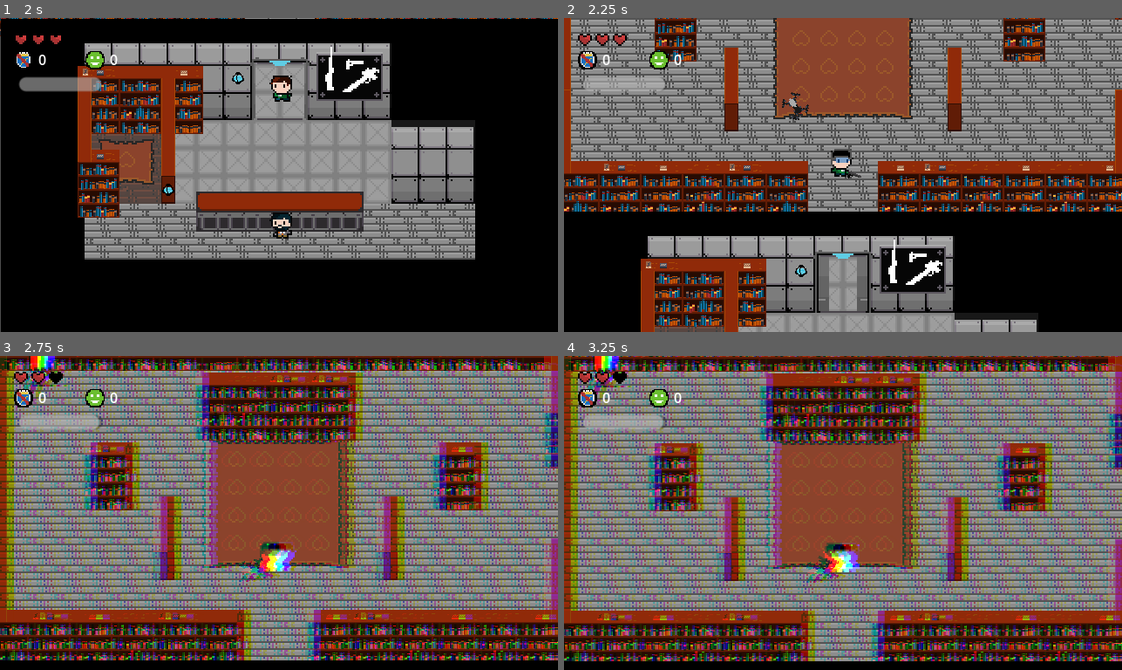
Above: before the commit, frames 1-4 (two rows, left to right).
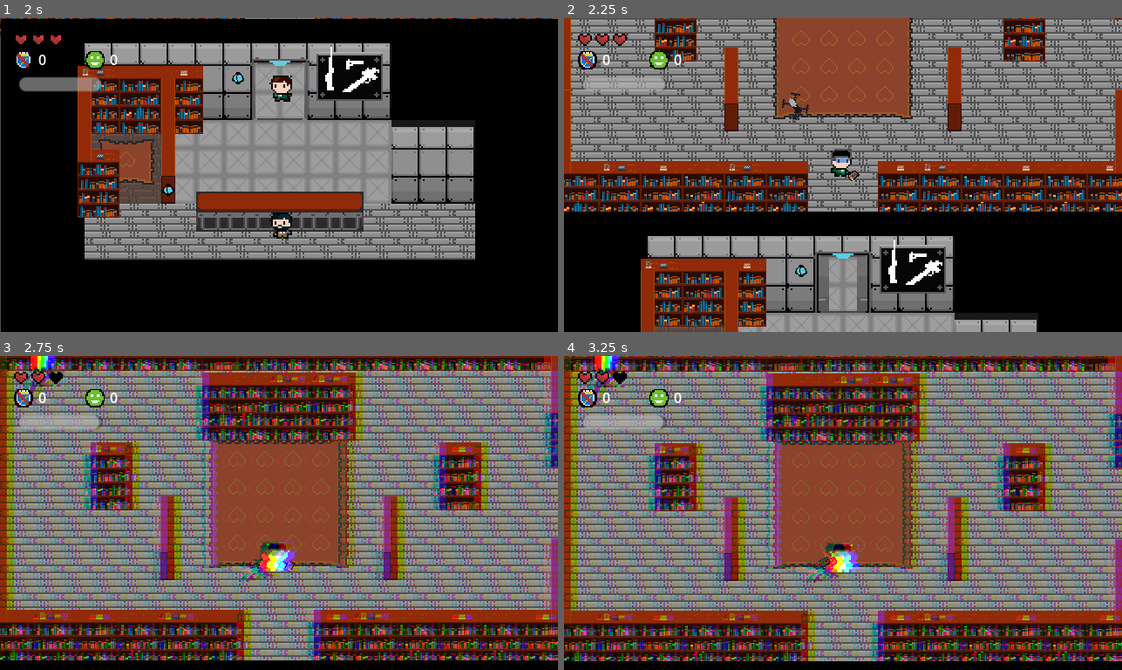
Above: after the commit, the same moments.

Repository: badzianga/SteelworksHiTechGame
Game: Godot game, scene res://Scenes/UI/main_menu.tscn
The game is run twice, just before and just after one commit, with the same random seed, the same clock (stepped at 60 frames per second) and the same inputs.
Inputs (mouse positions are in pixels of both pictures, inside the frame that each line leads up to):
- Up to frame 1 (2 s): click "START" at 0.5 s; move the mouse to (251, 237) at 1.27 s; hold W (up) from 1.28 s (still down); click (251, 237) at 1.35 s; tap 1 (weapon1, bound only after the commit) at 1.55 s
- Up to frame 2 (2.25 s): keep holding W (up); move the mouse to (1010, 222) at 2.02 s; tap 1 (weapon1, bound only after the commit) at 2.1 s
- Up to frame 3 (2.75 s): keep holding W (up); tap 2 (weapon2, bound only after the commit) at 2.3 s
- Up to frame 4 (3.25 s): move the mouse to (675, 465) at 2.77 s; release W (up) at 2.78 s; hold A (left) from 2.78 s (still down); tap 2 (weapon2, bound only after the commit) at 2.85 s; tap 3 (weapon3, bound only after the commit) at 3.05 s

Frame 1 is identical in both runs. In frame 2, less than 0.1% of the frame differs, in the area x 50-54%, y 48-52%; in frame 3, 0.1%, in the area x 49-55%, y 65-69%; in frame 4, less than 0.1%.

Commit message:
Weapon switching skrrrr skibidi dop dop dop yes yes skib skibidi dib

Diff:
--- a/Scenes/Player/player.gd
+++ b/Scenes/Player/player.gd
@@ -7,7 +7,6 @@
 @onready var sprite := $Sprite
 @onready var animation_player := $AnimationPlayer
 @onready var weapon_slot: Marker2D = $WeaponSlot
-@onready var weapon: Weapon = $WeaponSlot/Weapon
 @onready var health_component: HealthComponent = $HealthComponent
 @onready var helmet_sprite := $HelmetSprite
 @onready var invincibility_timer := $InvincibilityTimer
@@ -15,7 +14,11 @@
 @onready var effects := $Effects
 @onready var dash_cooldown := $DashCooldown
 @onready var dashing_time := $DashingTime
-
+@onready var weapons: Array[Weapon] = [
+	$WeaponSlot/Book,
+	$WeaponSlot/Pistol,
+	$WeaponSlot/Rifle,
+]
 
 var direction := Vector2.ZERO
 var shoot_direction := Vector2.ZERO
@@ -23,6 +26,7 @@
 var can_dash := false
 var dashing := false
 var dash_multiplier := 3.0
+var selected_weapon := 0
 
 func _ready() -> void:
 	if GameController.abilities["Beer"]["acquired"]:
@@ -38,7 +42,31 @@
 func _physics_process(_delta: float) -> void:
 	handle_movement()
 	handle_animation()
+	switch_weapons()
 	handle_weapon()
+
+
+func switch_weapons() -> void:
+	if weapons[selected_weapon].cannot_change():
+		return
+	if Input.is_action_just_pressed("weapon1"):
+		if GameController.weapons["book"]["acquired"]:
+			selected_weapon = 0
+			weapons[0].visible = true
+			weapons[1].visible = false
+			weapons[2].visible = false
+	elif Input.is_action_just_pressed("weapon2"):
+		if GameController.weapons["gun"]["acquired"]:
+			selected_weapon = 1
+			weapons[0].visible = false
+			weapons[1].visible = true
+			weapons[2].visible = false
+	elif Input.is_action_just_pressed("weapon3"):
+		if GameController.weapons["laser_gun"]["acquired"]:
+			selected_weapon = 2
+			weapons[0].visible = false
+			weapons[1].visible = false
+			weapons[2].visible = true
 
 
 func handle_movement() -> void:
@@ -83,12 +111,12 @@
 	var angle := dir.angle()
 	weapon_slot.rotation = angle
 	if weapon_slot.rotation_degrees > 90.0 or weapon_slot.rotation_degrees < -90.0:
-		weapon.flip_v = true
+		weapons[selected_weapon].flip_v = true
 	else:
-		weapon.flip_v = false
+		weapons[selected_weapon].flip_v = false
 
 	if Input.is_action_just_pressed("shoot") and helmet_sprite.visible:
-		weapon.shoot()
+		weapons[selected_weapon].shoot()
 
 
 func get_shoot_direction() -> Vector2:
--- a/Scenes/Player/player.tscn
+++ b/Scenes/Player/player.tscn
@@ -6,7 +6,9 @@
 [ext_resource type="PackedScene" uid="uid://mx6j27qpkmf5" path="res://Scenes/Components/hurtbox_component.tscn" id="3_0l8ck"]
 [ext_resource type="Texture2D" uid="uid://64kuw3mryfea" path="res://Assets/Entities/helmet.png" id="3_01npj"]
 [ext_resource type="PackedScene" uid="uid://bse3dkitoj2uh" path="res://Scenes/Components/health_component.tscn" id="4_o00dw"]
+[ext_resource type="PackedScene" uid="uid://cmuwaea8oeiky" path="res://Scenes/Weapons/book.tscn" id="7_psapu"]
 [ext_resource type="PackedScene" uid="uid://1ftmkmpdvwmm" path="res://Scenes/Weapons/pistol.tscn" id="7_uo34t"]
+[ext_resource type="PackedScene" uid="uid://ds838ydifg4m3" path="res://Scenes/Weapons/rifle.tscn" id="9_cqyyx"]
 
 [sub_resource type="ShaderMaterial" id="ShaderMaterial_yl72a"]
 resource_local_to_scene = true
@@ -193,7 +195,13 @@
 
 [node name="WeaponSlot" type="Marker2D" parent="."]
 
-[node name="Weapon" parent="WeaponSlot" instance=ExtResource("7_uo34t")]
+[node name="Book" parent="WeaponSlot" instance=ExtResource("7_psapu")]
+
+[node name="Pistol" parent="WeaponSlot" instance=ExtResource("7_uo34t")]
+visible = false
+
+[node name="Rifle" parent="WeaponSlot" instance=ExtResource("9_cqyyx")]
+visible = false
 
 [node name="InvincibilityTimer" type="Timer" parent="."]
 wait_time = 1.2
--- a/Scenes/Weapons/weapon.gd
+++ b/Scenes/Weapons/weapon.gd
@@ -48,6 +48,10 @@
 		animation.play("shoot")
 
 
+func cannot_change() -> bool:
+	return not cooldown_timer.is_stopped()
+
+
 func create_projectile() -> void:
 	shoot_sound.play()
 	var projectile: Projectile = projectile_scene.instantiate()
@@ -66,6 +70,7 @@
 	projectile.direction = GameController.player.global_position - global_position
 	GameController.world.add_child(projectile)
 
+
 func _on_cooldown_timer_timeout() -> void:
 	visible = true
 	shots_left = volley
--- a/Singletons/game_controller.gd
+++ b/Singletons/game_controller.gd
@@ -26,7 +26,7 @@
 		"cost_multiplier": 1.1,
 
 		"title": "Hard Covered Math's Book",
-		"description": "Ouch! That hurts. Upgrade your book to harden cover and deal more damage."
+		"description": "Ouch! That hurts! Upgrade your book to harden cover and deal more damage."
 	},
 	"gun": {
 		"acquired": false,
--- a/Singletons/game_controller.tscn
+++ b/Singletons/game_controller.tscn
@@ -32,5 +32,4 @@
 
 [node name="LibraryMusic" type="AudioStreamPlayer" parent="."]
 stream = SubResource("AudioStreamRandomizer_ro8bb")
-autoplay = true
 bus = &"Music"
--- a/project.godot
+++ b/project.godot
@@ -77,6 +77,21 @@
 "events": [Object(InputEventMouseButton,"resource_local_to_scene":false,"resource_name":"","device":-1,"window_id":0,"a …(256 unchanged characters)…
 ]
 }
+weapon1={
+"deadzone": 0.5,
+"events": [Object(InputEventKey,"resource_local_to_scene":false,"resource_name":"","device":-1,"window_id":0,"alt_pressed":false,"shift_pressed":false,"ctrl_pressed":false,"meta_pressed":false,"pressed":false,"keycode":0,"physical_keycode":49,"key_label":0,"unicode":49,"echo":false,"script":null)
+]
+}
+weapon2={
+"deadzone": 0.5,
+"events": [Object(InputEventKey,"resource_local_to_scene":false,"resource_name":"","device":-1,"window_id":0,"alt_pressed":false,"shift_pressed":false,"ctrl_pressed":false,"meta_pressed":false,"pressed":false,"keycode":0,"physical_keycode":50,"key_label":0,"unicode":50,"echo":false,"script":null)
+]
+}
+weapon3={
+"deadzone": 0.5,
+"events": [Object(InputEventKey,"resource_local_to_scene":false,"resource_name":"","device":-1,"window_id":0,"alt_pressed":false,"shift_pressed":false,"ctrl_pressed":false,"meta_pressed":false,"pressed":false,"keycode":0,"physical_keycode":51,"key_label":0,"unicode":51,"echo":false,"script":null)
+]
+}
 
 [layer_names]
 
Not shown: 1 places in Scenes/Player/player.tscn that only renumber resources
